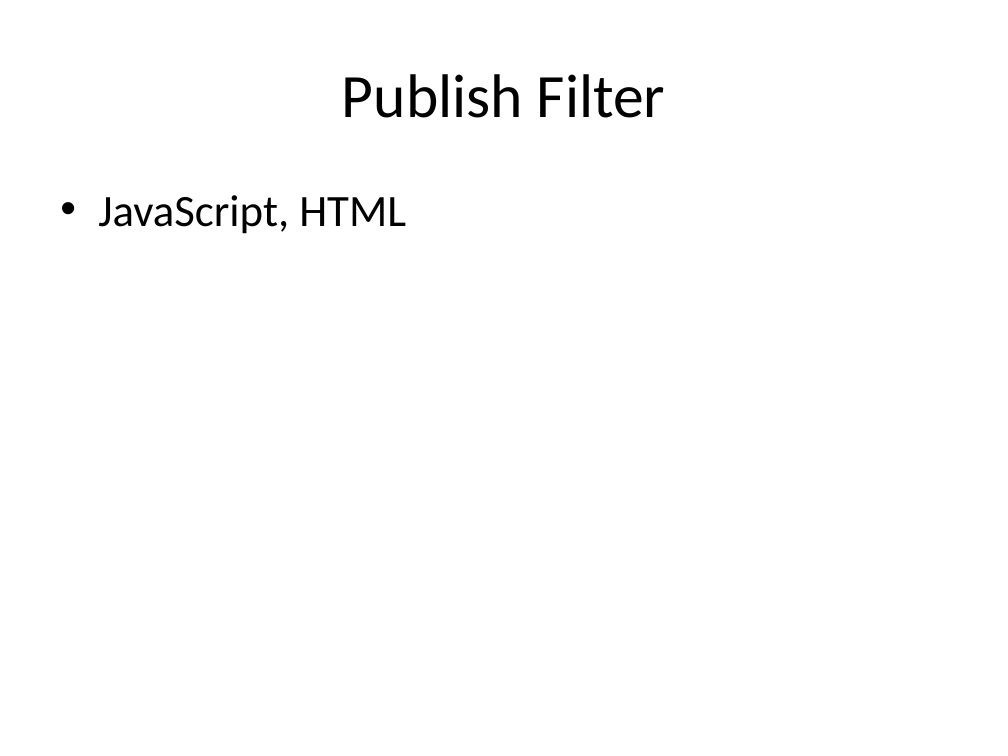
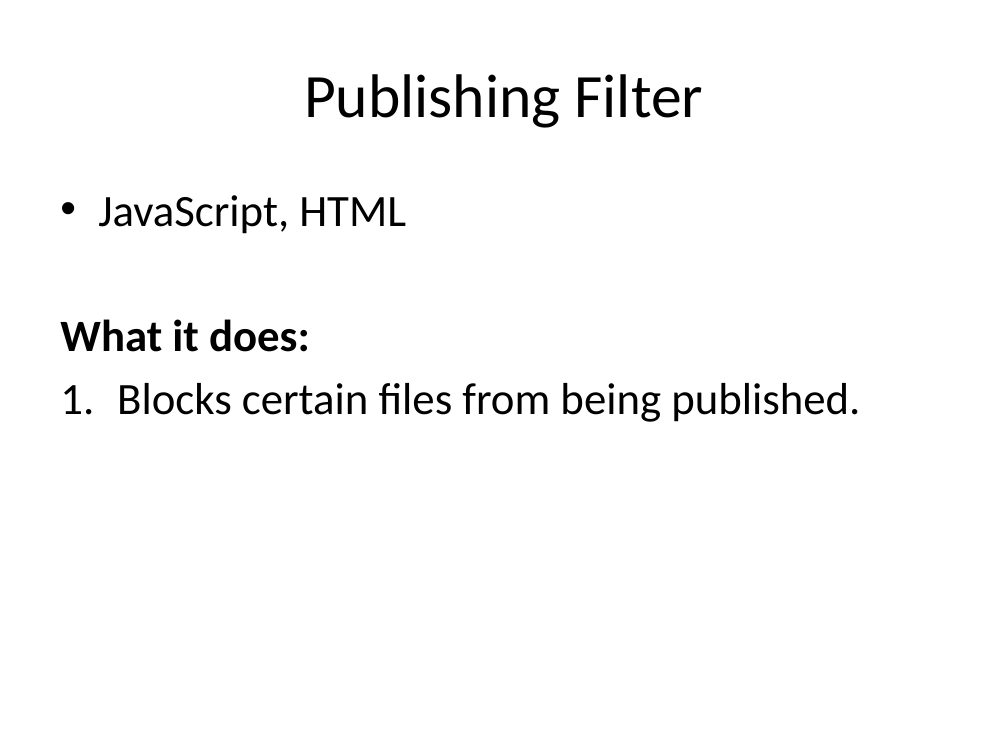
Before and after one commit to StephenWang123/myApp, a slide deck: slide 10 of internPresentation.pptx. Drawn at 1008x756 pixels with LibreOffice and Linux fonts; fonts in the diff are those of the drawing; background and template pictures are left out. Boxes give left, top, right and bottom in pixels: in the first picture for what was removed or moved away, otherwise in the second. Text is boxed around its words. In the diff, an @@ line names an element or a change of style, - is before the commit and + after.

```diff
--- a/internPresentation.pptx
+++ b/internPresentation.pptx
@@ title at bbox=[304, 74, 704, 128]: text changed @@
-Publish Filter
+Publishing Filter
@@ text at bbox=[60, 319, 860, 422]: paragraphs added @@
+What it does:
+1. Blocks certain files from being published.
```
Also in this commit, not shown: 6 other slides changed, 3 slides added, 3 slides removed.
